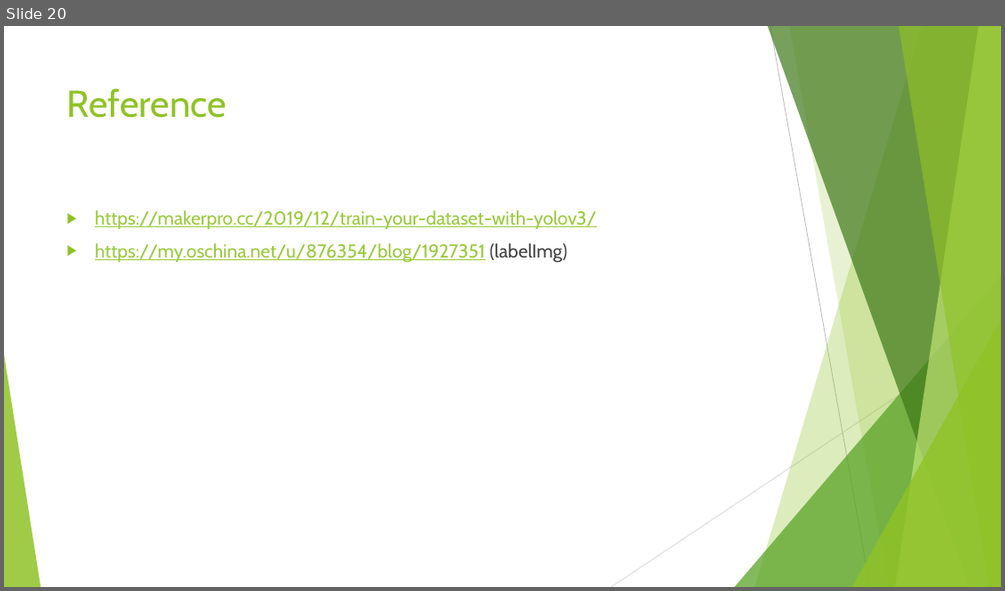
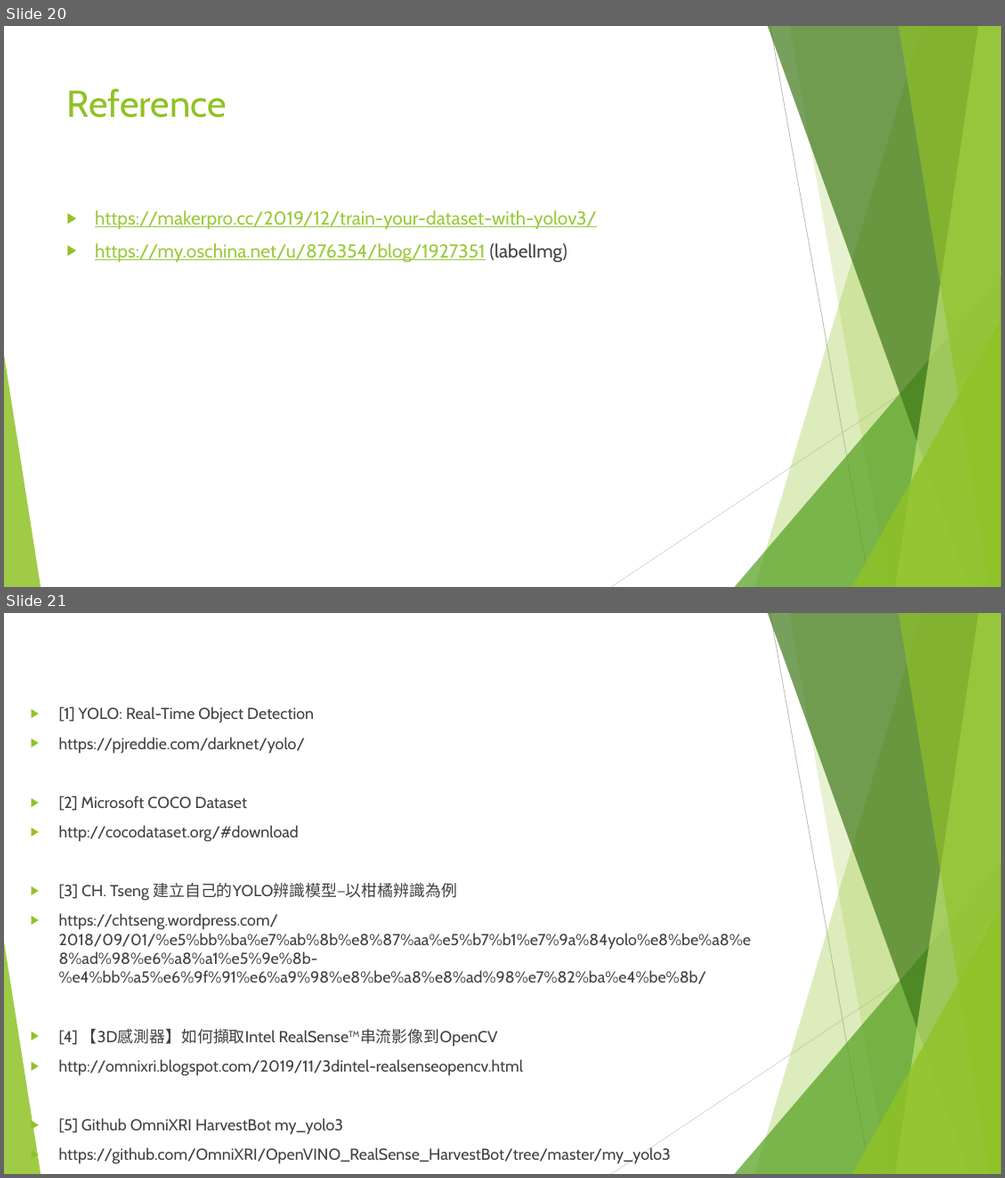
Before and after one commit to reyna168/2nd-DL-CVMarathon, a slide deck: doc/期末專案筆記.pptx. Shown one above the other, each under a label of ours: slide 20 before the commit, slides 20 and 21 after it. The pictures are 1005x591 and 1005x1178 pixels, drawn with LibreOffice and Linux fonts; fonts in the diff are those of the drawing. Boxes give left, top, right and bottom in pixels: in the first picture for what was removed or moved away, otherwise in the second. Text is boxed around its words. In the diff, an @@ line names an element or a change of style, - is before the commit and + after.

```diff
--- a/doc/期末專案筆記.pptx
+++ b/doc/期末專案筆記.pptx
@@ slide 21 added at (x1=4, y1=613, x2=1001, y2=1174), background #FFFFFF; not listed: 10 template elements that a slide beside it also shows @@
@@ text added at (x1=59, y1=706, x2=751, y2=1164), 15.3 pt, text #404040 @@
+▶ [1] YOLO: Real-Time Object Detection
+▶ https://pjreddie.com/darknet/yolo/
+▶ [2] Microsoft COCO Dataset
+▶ http://cocodataset.org/#download
+▶ [3] CH. Tseng 建立自己的YOLO辨識模型–以柑橘辨識為例
+▶ https://chtseng.wordpress.com/2018/09/01/%e5%bb%ba%e7%ab%8b%e8%87%aa%e5%b7%b1%e7%9a%84yolo%e8%be%a8%e8%ad%98%e6%a8%a1%e5%9e%8b-%e4%bb%a5%e6%9f%91%e6%a9%98%e8%be%a8%e8%ad%98%e7%82%ba%e4%be%8b/
+▶ [4] 【3D感測器】如何擷取Intel RealSense™串流影像到OpenCV
+▶ http://omnixri.blogspot.com/2019/11/3dintel-realsenseopencv.html
+▶ [5] Github OmniXRI HarvestBot my_yolo3
+▶ https://github.com/OmniXRI/OpenVINO_RealSense_HarvestBot/tree/master/my_yolo3
```
Also in this commit, not shown: 1 other slide added, 1 other file.
